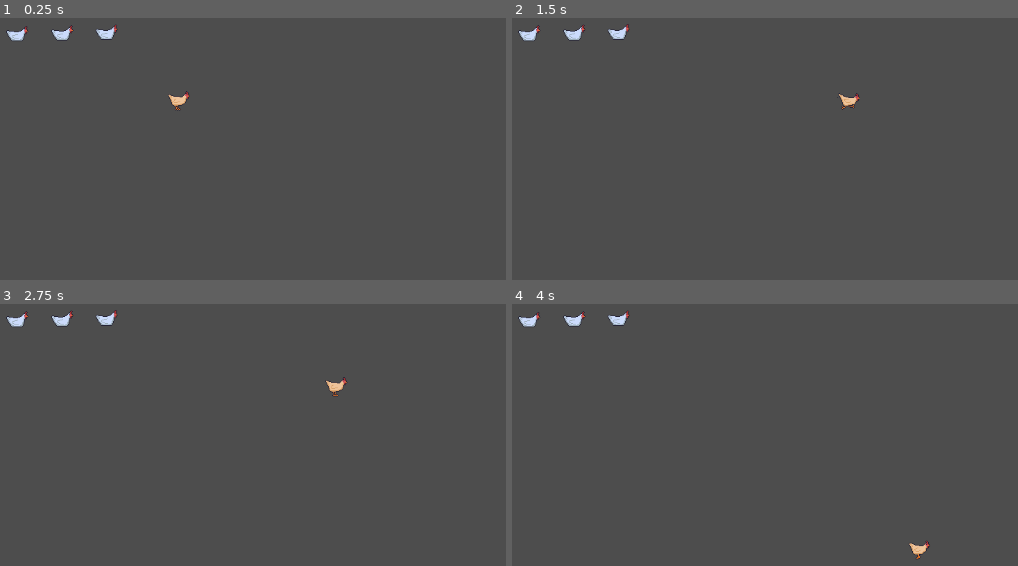
Above: before the commit, frames 1-4 (two rows, left to right).
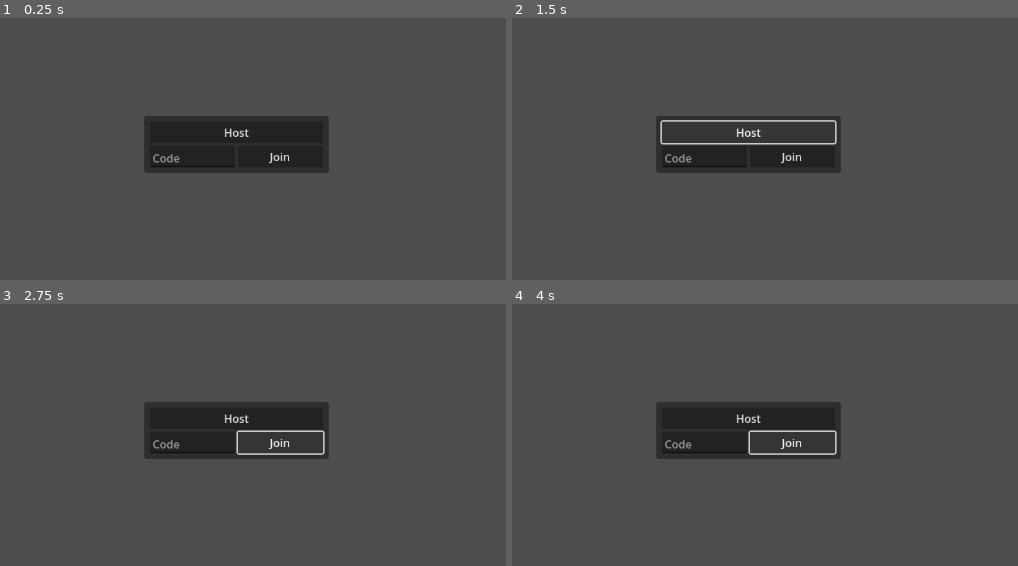
Above: after the commit, the same moments.

Repository: Vypf/space-chicken
Game: Godot game, scene res://game.tscn
Same seed, same stepped clock (60 frames per second), same inputs: the game is played once before the commit and once after it. Before the commit the project starts from res://common/dummy_scene.tscn.
Inputs (mouse positions are in pixels of both pictures, inside the frame that each line leads up to):
- Up to frame 1 (0.25 s): no input
- Up to frame 2 (1.5 s): hold D (move_right) 0.53-1.25 s; click (749, 133) at 1.25 s, where only the run after the commit has a clickable "Host"
- Up to frame 3 (2.75 s): click (278, 442) at 2 s, where only the run after the commit has a clickable "Join"
- Up to frame 4 (4 s): hold S (move_down) 2.78-3.53 s; hold D (move_right) from 3.53 s (still down)

The runs differ from the first frame. In frame 1, 8.4% of the frame differs, in the area x 1-66%, y 2-60%; in frame 2, 5.7%; in frame 3, 7.1%; in frame 4, 7.1%.
Error after the commit: Parse Error: Could not find type "GameInstance" in the current scope. (res://game.gd:4)

Commit message:
Setup server logic

Diff:
--- /dev/null
+++ b/config.gd
@@ -0,0 +1,89 @@
+extends Node
+
+var arguments := {}:
+	get:
+		var parsed_args := {}
+		var args = OS.get_cmdline_args()
+
+		for i in range(args.size()):
+			var arg = args[i]
+
+			if arg.begins_with("--"):
+				var key = arg.trim_prefix("--")
+
+				# format --key=value
+				if "=" in arg:
+					var kv = arg.split("=")
+					key = kv[0].trim_prefix("--")
+					var value = _convert_value(kv[1])
+					_add_argument(parsed_args, key, value)
+
+				# format --key VALUE (séparés par un espace)
+				elif i + 1 < args.size() and not args[i + 1].begins_with("--"):
+					var value = _convert_value(args[i + 1])
+					_add_argument(parsed_args, key, value)
+
+				# format --flag (bool)
+				else:
+					parsed_args[key] = true
+			else:
+				# TODO: Fallback to old args from Lobby need to mutualise it. This file is the most up to date.
+				if "=" in arg:
+					var kv = arg.split("=")
+					var key = kv[0]
+					var value = _convert_value(kv[1])
+					_add_argument(parsed_args, key, value)
+
+		# fallback environment
+		if not parsed_args.has("environment"):
+			var env_environment = OS.get_environment("ENVIRONMENT")
+			if env_environment != "":
+				parsed_args["environment"] = env_environment
+
+		parsed_args.headless = DisplayServer.get_window_list().size() == 0
+		return parsed_args
+
+
+var is_production: bool:
+	get:
+		var args = arguments
+		return (
+			OS.has_feature("production")
+			or (args.has("environment") and args["environment"] == "production")
+		)
+
+
+func _ready():
+	if arguments.has("username"):
+		get_window().title = arguments["username"]
+
+
+func _add_argument(parsed: Dictionary, key: String, value) -> void:
+	# auto-détection dictionnaire ou array
+	if typeof(value) == TYPE_STRING and "=" in value:
+		var kv = value.split("=")
+		if kv.size() == 2:
+			if not parsed.has(key) or typeof(parsed[key]) != TYPE_DICTIONARY:
+				parsed[key] = {}
+			parsed[key][kv[0]] = _convert_value(kv[1])
+	else:
+		if not parsed.has(key):
+			parsed[key] = value
+		elif typeof(parsed[key]) == TYPE_ARRAY:
+			parsed[key].append(value)
+		else:
+			parsed[key] = [parsed[key], value]
+
+
+func _convert_value(raw: String):
+	# essaie de caster en bool, int ou float
+	var lower = raw.to_lower()
+	if lower == "true":
+		return true
+	elif lower == "false":
+		return false
+	elif raw.is_valid_int():
+		return int(raw)
+	elif raw.is_valid_float():
+		return float(raw)
+	return raw
--- a/game.gd
+++ b/game.gd
@@ -1,9 +1,53 @@
 extends Node2D
 class_name Game
 
+@onready var game_instance: GameInstance = %GameInstance
+@onready var lobby_client: LobbyClient = %LobbyClient
 @onready var online_multiplayer_screen = %OnlineMultiplayerScreen
 
+const TYPES := {
+	"PLAYER": "PLAYER",
+	"SERVER": "room"
+}
+var type:String:
+	get:
+		return Config.arguments.get("server_type", TYPES.PLAYER)
+
+# TODO: move to root after lobby refactoring
+const SERVER_URL: String = "games.yvonnickfrin.dev/survivors"
+const PORT = 17018
+func get_game_instance_url(port: int) -> String:
+	if Config.is_production:
+		return "wss://" + SERVER_URL + "?port=" + str(port)
+	return "ws://localhost:" + str(port)
+
+func get_lobby_manager_url() -> String:
+	if Config.is_production:
+		return "wss://" + SERVER_URL
+	return "ws://localhost:" + str(PORT)
+
 func _ready():
-	online_multiplayer_screen.on_lobby_joined.connect(func(port):
-		print('LOBBY JOINED ' + str(port))
-	)
+	if type == TYPES.PLAYER:
+		print("client is " + TYPES.PLAYER)
+		online_multiplayer_screen.on_lobby_joined.connect(func(port):
+			print(get_game_instance_url(port))
+			game_instance.create_client(get_game_instance_url(port))
+		)
+		lobby_client.join(get_lobby_manager_url())
+	elif type == TYPES.SERVER:
+		print("client is " + TYPES.SERVER)
+		var port = Config.arguments.get("port", null)
+		var code = Config.arguments.get("code", null)
+		game_instance.create_server(port, code)
+		lobby_client.lobby_info = {
+			"port": port, "code": code, "pId": OS.get_process_id()
+		}
+		lobby_client.join(get_lobby_manager_url())
+
+		if (port == null or code == null):
+			print("Can't start game instance because port or code is missing.")
+			return
+
+
+	else:
+		print(type + " type is not supported.")
--- a/game.tscn
+++ b/game.tscn
@@ -1,13 +1,26 @@
-[gd_scene load_steps=3 format=3 uid="uid://23f2lnjlgdhf"]
+[gd_scene load_steps=5 format=3 uid="uid://23f2lnjlgdhf"]
 
 [ext_resource type="Script" uid="uid://dg6w4mpejdt0q" path="res://game.gd" id="1_e2o6t"]
 [ext_resource type="PackedScene" uid="uid://csi27e1uhde5i" path="res://menus/online_multiplayer_screen.tscn" id="2_e2o6t"]
+[ext_resource type="Script" uid="uid://duduqyiwbiuho" path="res://addons/godot_multiplayer/game_instance/game_instance.gd" id="3_feb5d"]
+[ext_resource type="Script" uid="uid://b6xd7jiuwinua" path="res://addons/godot_multiplayer/lobby/LobbyClient.gd" id="4_fc0e3"]
 
 [node name="Game" type="Node2D"]
 script = ExtResource("1_e2o6t")
 
 [node name="CanvasLayer" type="CanvasLayer" parent="."]
 
-[node name="OnlineMultiplayerScreen" parent="CanvasLayer" instance=ExtResource("2_e2o6t")]
+[node name="OnlineMultiplayerScreen" parent="CanvasLayer" node_paths=PackedStringArray("lobby_client") instance=ExtResource("2_e2o6t")]
 unique_name_in_owner = true
-address = "ws://localhost:17018"
+lobby_client = NodePath("../../LobbyClient")
+
+[node name="GameInstance" type="Node" parent="."]
+unique_name_in_owner = true
+script = ExtResource("3_feb5d")
+metadata/_custom_type_script = "uid://duduqyiwbiuho"
+
+[node name="LobbyClient" type="Node" parent="."]
+unique_name_in_owner = true
+script = ExtResource("4_fc0e3")
+game = "space-chicken"
+metadata/_custom_type_script = "uid://b6xd7jiuwinua"
--- a/menus/online_multiplayer_screen.gd
+++ b/menus/online_multiplayer_screen.gd
@@ -1,17 +1,15 @@
 extends Control
 class_name OnlineMultiplayerScreen
 
-@export var address: String
+@export var lobby_client: LobbyClient
 
 @onready var lobby_panel: LobbyPanel = %LobbyPanel
-@onready var lobby_client: LobbyClient = %LobbyClient
 
 signal on_lobby_joined(port: int)
 
 var _requested_lobby_code: String
 
 func _ready():
-	lobby_client.join(address)
 	lobby_client.lobby_connected.connect(_on_lobby_connected)
 	lobby_client.lobby_created.connect(_on_lobby_created)
 	lobby_panel.on_host_click.connect(_on_host_click)
--- a/menus/online_multiplayer_screen.tscn
+++ b/menus/online_multiplayer_screen.tscn
@@ -1,8 +1,7 @@
-[gd_scene load_steps=4 format=3 uid="uid://csi27e1uhde5i"]
+[gd_scene load_steps=3 format=3 uid="uid://csi27e1uhde5i"]
 
 [ext_resource type="Script" uid="uid://cou22fmqoqlcx" path="res://menus/online_multiplayer_screen.gd" id="1_dxnvq"]
 [ext_resource type="PackedScene" uid="uid://bp6sjera525ip" path="res://menus/lobby_panel.tscn" id="1_x4bum"]
-[ext_resource type="Script" uid="uid://b6xd7jiuwinua" path="res://addons/godot_multiplayer/lobby/LobbyClient.gd" id="2_3qlsg"]
 
 [node name="OnlineMultiplayerScreen" type="Control"]
 layout_mode = 3
@@ -26,9 +25,3 @@
 [node name="LobbyPanel" parent="CenterContainer" instance=ExtResource("1_x4bum")]
 unique_name_in_owner = true
 layout_mode = 2
-
-[node name="LobbyClient" type="Node" parent="."]
-unique_name_in_owner = true
-script = ExtResource("2_3qlsg")
-game = "survivors"
-metadata/_custom_type_script = "uid://b6xd7jiuwinua"
--- a/project.godot
+++ b/project.godot
@@ -11,9 +11,13 @@
 [application]
 
 config/name="Space Chicken"
-run/main_scene="uid://cmebmotxueji1"
+run/main_scene="uid://23f2lnjlgdhf"
 config/features=PackedStringArray("4.5", "GL Compatibility")
 config/icon="res://icon.svg"
+
+[autoload]
+
+Config="*res://config.gd"
 
 [editor_plugins]
 
Not shown, added: config.gd.uid
